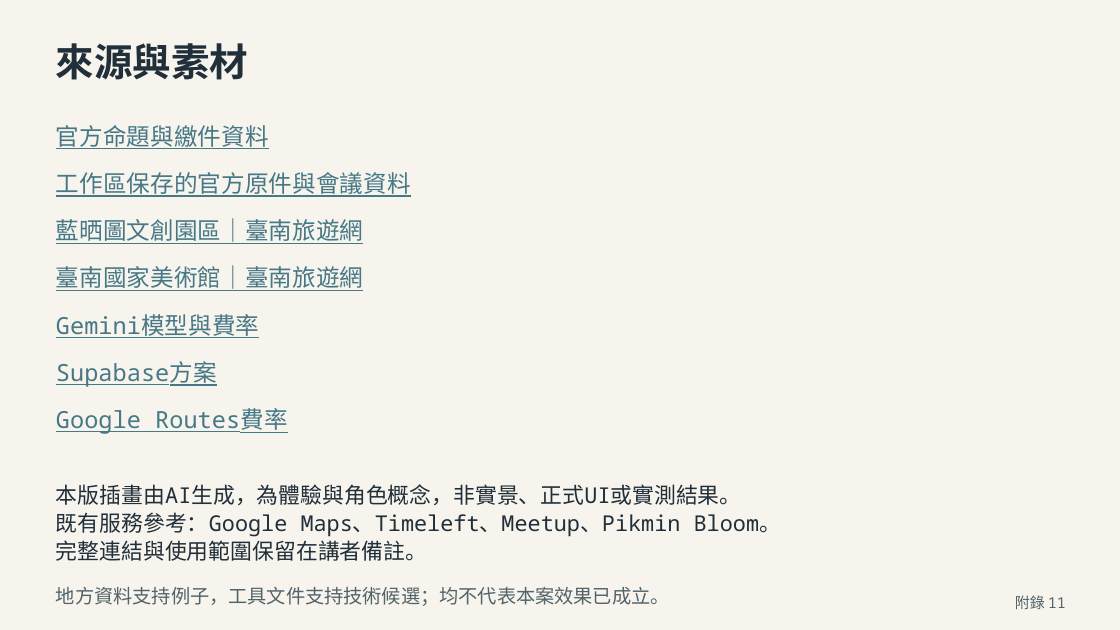
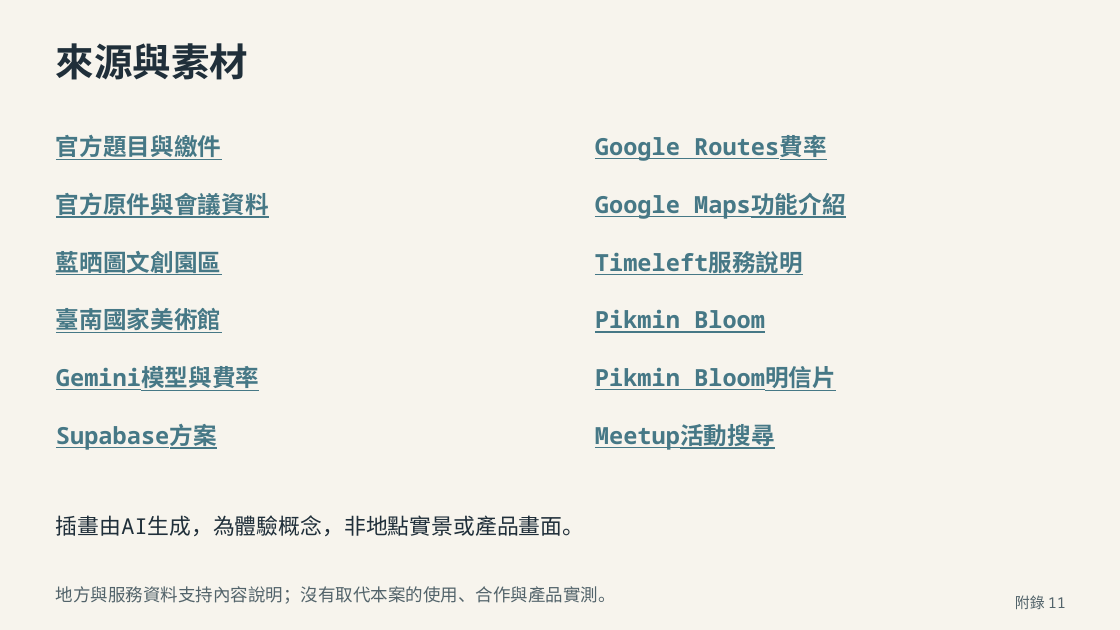
Before and after one commit to e40125/yoxi-meeting-review, a slide deck: slide 27 of downloads/proposal/yoxi-proposal.pptx. Drawn at 1120x630 pixels with LibreOffice and Linux fonts; fonts in the diff are those of the drawing. Boxes give left, top, right and bottom in pixels: in the first picture for what was removed or moved away, otherwise in the second. Text is boxed around its words. In the diff, an @@ line names an element or a change of style, - is before the commit and + after.

```diff
--- a/downloads/proposal/yoxi-proposal.pptx
+++ b/downloads/proposal/yoxi-proposal.pptx
@@ text at (56, 135, 222, 160): text changed; bold on @@
-官方命題與繳件資料
+官方題目與繳件
@@ bold on in 3 elements at (56, 366, 259, 391), (56, 424, 217, 450), (595, 135, 827, 161) @@
@@ text "Google Routes費率": place and size @@
-text "Google Routes費率" at (56, 408, 288, 434)
+text "Google Routes費率" at (595, 135, 827, 161)
@@ text at (56, 193, 269, 218): text changed; bold on @@
-工作區保存的官方原件與會議資料
+官方原件與會議資料
@@ text added at (595, 193, 845, 219), 20.2 pt, text #467886, bold, underline @@
+Google Maps功能介紹
@@ text at (56, 247, 221, 277): text changed; bold on @@
-藍晒圖文創園區｜臺南旅遊網
+藍晒圖文創園區
@@ text added at (595, 251, 803, 275), 20.2 pt, text #467886, bold, underline @@
+Timeleft服務說明
@@ text at (56, 305, 221, 335): text changed; bold on @@
-臺南國家美術館｜臺南旅遊網
+臺南國家美術館
@@ text added at (595, 309, 765, 333), 20.2 pt, text #467886, bold, underline @@
+Pikmin Bloom
@@ text "Gemini模型與費率": place and size @@
-text "Gemini模型與費率" at (56, 314, 259, 338)
+text "Gemini模型與費率" at (56, 366, 259, 391)
@@ text added at (595, 366, 836, 391), 20.2 pt, text #467886, bold, underline @@
+Pikmin Bloom明信片
@@ text "Supabase方案": place and size @@
-text "Supabase方案" at (56, 361, 217, 387)
+text "Supabase方案" at (56, 424, 217, 450)
@@ text added at (595, 424, 775, 450), 20.2 pt, text #467886, bold, underline @@
+Meetup活動搜尋
@@ text at (56, 515, 584, 536): text changed @@
-本版插畫由AI生成，為體驗與角色概念，非實景、正式UI或實測結果。
+插畫由AI生成，為體驗概念，非地點實景或產品畫面。
@@ text removed at (56, 512, 781, 537) @@
-既有服務參考：Google Maps、Timeleft、Meetup、Pikmin Bloom。
@@ text removed at (56, 540, 427, 561) @@
-完整連結與使用範圍保留在講者備註。
@@ text at (56, 586, 616, 604): text changed; size 16.5 to 15 pt @@
-地方資料支持例子，工具文件支持技術候選；均不代表本案效果已成立。
+地方與服務資料支持內容說明；沒有取代本案的使用、合作與產品實測。
```
Also in this commit, not shown: 21 other slides changed, 5 slides added, 5 slides removed, 47 other files.
